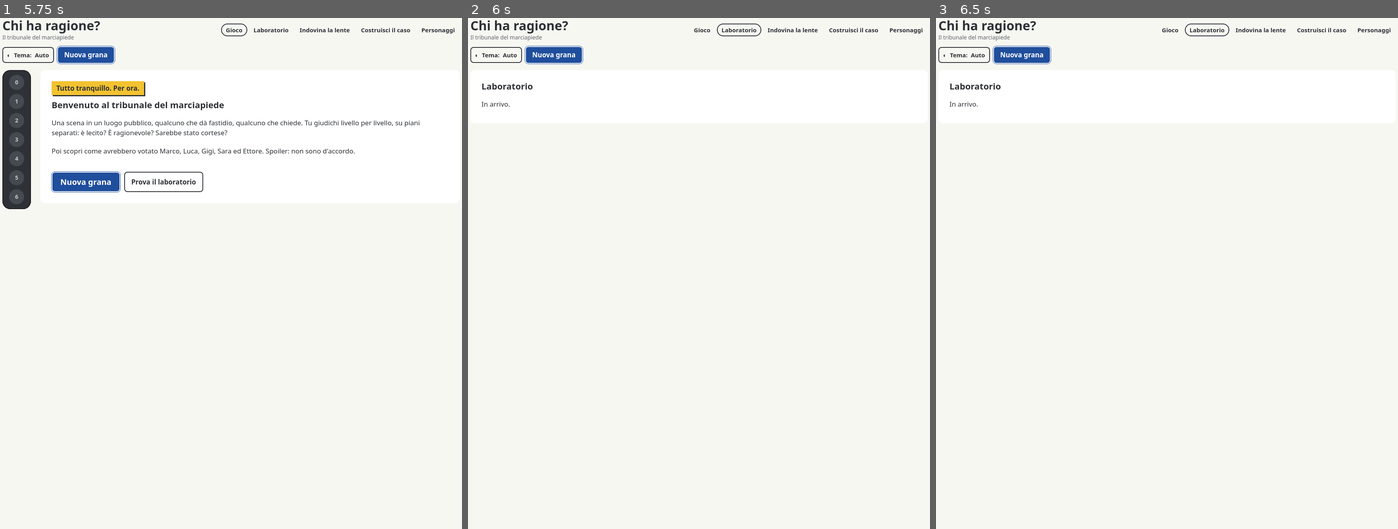
Above: before the commit, frames 1-3 (left to right).
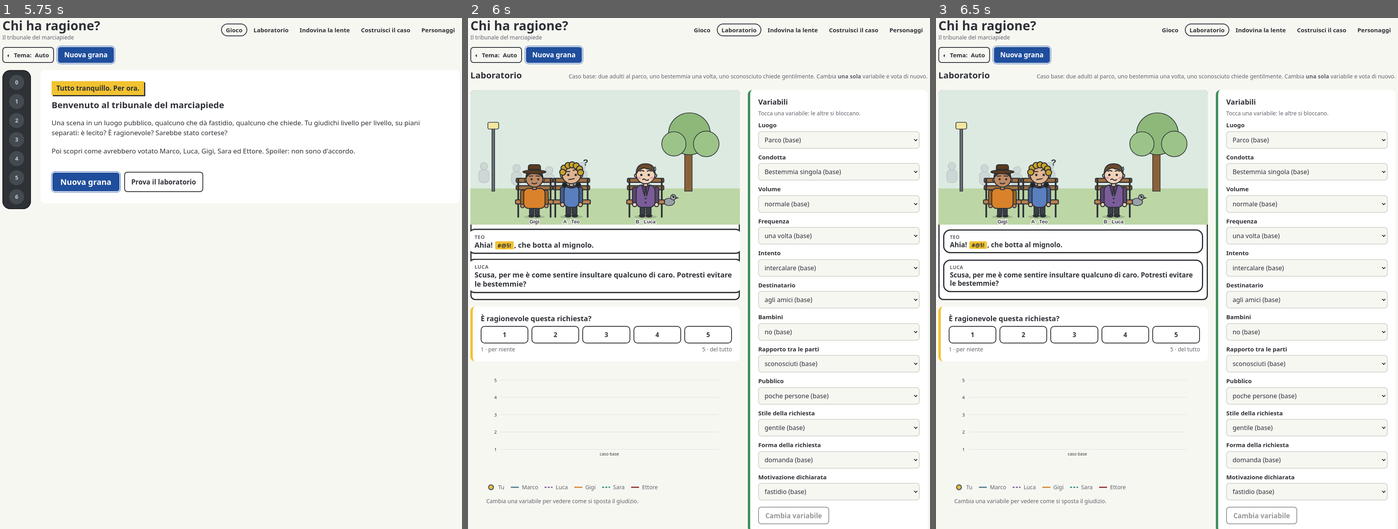
Above: after the commit, the same moments.

Repository: AngeloChecked/il-gioco-del-chi-ha-ragione
Game: browser game, page index.html
Two runs of this game, one before a commit and one after it. Both use one fixed random seed, a clock stepped at 60 frames per second and the inputs below.
Inputs (mouse positions are in pixels of both pictures, inside the frame that each line leads up to; where the layout moved, square brackets give the same spot in the first picture):
- Up to frame 1 (5.75 s): click (231, 115) at 0.27 s; hold Right 1.03-1.53 s; click (231, 130) at 1.07 s; tap Space every 0.5 s from 1.1 to 5.6 s; hold Down 1.58-1.85 s; click (138, 94) at 1.67 s; hold Left 1.9-2.47 s; click (323, 84) at 2.27 s; hold Up 2.52-2.82 s; click (300, 150) at 2.87 s; hold Right 2.87-3.53 s; click (115, 161) at 3.47 s; hold Up 3.58-3.82 s; hold Left 3.87-4.3 s; click (231, 74) at 4.07 s; hold Down 4.35-4.68 s; click (369, 120) at 4.67 s; hold Right 4.73-5.23 s; click (92, 115) at 5.27 s; hold Down 5.28-5.55 s; hold Left from 5.6 s (still down)
- Up to frame 2 (6 s): keep holding Left; click (652, 181) at 5.87 s
- Up to frame 3 (6.5 s): tap Space at 6.1 s; release Left at 6.17 s; hold Up from 6.22 s (still down); click (1097, 109) [1208, 28] at 6.47 s

Frame 1 is identical in both runs. In frame 2, 21% of the frame differs, in the area x 0-100%, y 10-100%; in frame 3, 21%.

Commit message:
feat: laboratory mode, acceptance suite fully green
- fixed base case, one variable at a time, reset
- per-value reasonableness vote, chart of your line vs lens lines
- lens reasonableness now reacts to kids nearby, intensity, expected
  silence; balloons below the scene in narrow views
- AC7 green: AC1-AC10 all pass on Firefox, Chromium, WebKit mobile

Co-Authored-By: Claude Opus 5.5 (1M context) <noreply@anthropic.com>

Diff:
--- a/index.html
+++ b/index.html
@@ -174,7 +174,8 @@
 .campo textarea { min-height: 80px; resize: vertical; }
 .campo[data-attiva="true"] select { border-color: var(--giallo); box-shadow: 0 0 0 2px var(--giallo); }
 .campo select:disabled { opacity: .55; }
-.grafico svg { width: 100%; height: auto; display: block; }
+.grafico > svg { width: 100%; height: auto; display: block; }
+.grafico .legenda-lenti { margin-top: 8px; }
 .grafico text { font-family: var(--font-testo); fill: var(--fg); }
 
 .schede-pg { display: grid; grid-template-columns: repeat(auto-fill, minmax(140px, 1fr)); gap: 10px; }
@@ -212,8 +213,12 @@
   .opzioni { grid-template-columns: repeat(min(var(--n), 3), minmax(0, 1fr)); }
   .opzioni[data-tipo="scala"] { grid-template-columns: repeat(5, minmax(0, 1fr)); }
 }
+.scena-box.fumetti-sotto { background: var(--surface); }
+.fumetti-sotto .fumetti { position: static; display: flex; flex-direction: column; gap: 8px; padding: 12px; }
+.fumetti-sotto .fumetto-pos, .fumetti-sotto .fumetto-pos.narr { position: static; max-width: none; width: auto; transform: none; }
+.fumetti-sotto .fumetto::after { display: none; }
 @media (min-width: 721px) {
-  .fumetto .chi { position: absolute; width: 1px; height: 1px; overflow: hidden; clip: rect(0 0 0 0); }
+  .scena-box:not(.fumetti-sotto) .fumetto .chi { position: absolute; width: 1px; height: 1px; overflow: hidden; clip: rect(0 0 0 0); }
 }
 @media (prefers-reduced-motion: reduce) {
   *, *::before, *::after { transition: none !important; animation: none !important; }
@@ -1113,7 +1118,8 @@
         return v >= 0.5 ? "si" : "no";
       }
       case "richiesta_ragionevole": {
-        let v = 0.4 * s + 0.3 * tr.rispetto_contesto + 0.3 * (1 - tr.fastidio_intromissioni);
+        let v = 0.4 * s + 0.3 * tr.rispetto_contesto + 0.3 * (1 - tr.fastidio_intromissioni)
+          + 0.3 * bambiniVicini(m) + 0.3 * (inten - 0.6) + 0.15 * (sit.luogo.silenzio - 0.2) * tr.rispetto_contesto;
         if (id) v *= 0.35;
         return scala(v - malusStile + (c.danno_oggettivo ? 0.2 : 0));
       }
@@ -1683,8 +1689,7 @@
     render();
   }
 
-  const nomeChi = () => {
-    const s = stato.situazione;
+  const nomeChi = (s = stato.situazione) => {
     const mappa = Object.fromEntries([s.autore, s.osservatore, ...s.amici].map(p => [p.id, p.nome]));
     return chi => (chi === "terzo" ? cap(s.terzo || "il terzo") : chi === "folla" ? "Qualcuno tra il pubblico" : mappa[chi] || chi);
   };
@@ -1702,7 +1707,7 @@
 
   function fumettiHTML(sit, passo) {
     const pos = A.posizioni(sit, passo);
-    const nomi = nomeChi();
+    const nomi = nomeChi(sit);
     let k = 0;
     return passo.testi.map(t => {
       const contenuto = `<span class="chi">${esc(nomi(t.chi))}</span><span class="testo">${testoHTML(t.testo, sit)}</span>`;
@@ -1901,7 +1906,7 @@
 
   const VISTE_HTML = {
     gioco: vistaGioco,
-    laboratorio: () => `<div class="colonna"><section class="intro"><h2>Laboratorio</h2><p>In arrivo.</p></section></div>`,
+    laboratorio: () => vistaLaboratorio(),
     indovina: () => `<div class="colonna"><section class="intro"><h2>Indovina la lente</h2><p>In arrivo.</p></section></div>`,
     costruisci: () => `<div class="colonna"><section class="intro"><h2>Costruisci il caso</h2><p>In arrivo.</p></section></div>`,
     personaggi: () => vistaPersonaggi(),
@@ -2066,6 +2071,134 @@
     aggiornaEditorInPlace(p);
   }
 
+  const MO = M.MODULATORI;
+  const LAB_VARIABILI = [
+    { nome: "luogo", etichetta: "Luogo", opzioni: M.LUOGHI.map(l => [l.id, l.nome]) },
+    { nome: "condotta", etichetta: "Condotta", opzioni: M.CONDOTTE.map(c => [c.id, c.nome]) },
+    { nome: "volume", etichetta: "Volume", opzioni: MO.volume.valori.map((v, i) => [i, v]), numero: true },
+    { nome: "frequenza", etichetta: "Frequenza", opzioni: MO.frequenza.valori.map((v, i) => [i, v]), numero: true },
+    { nome: "intento", etichetta: "Intento", opzioni: MO.intento.valori.map(v => [v, v]) },
+    { nome: "destinatario", etichetta: "Destinatario", opzioni: MO.destinatario.valori.map(v => [v, v]) },
+    { nome: "bambini", etichetta: "Bambini", opzioni: MO.bambini.valori.map((v, i) => [i, v]), numero: true },
+    { nome: "rapporto", etichetta: "Rapporto tra le parti", opzioni: MO.rapporto.valori.map(v => [v, v]) },
+    { nome: "pubblico", etichetta: "Pubblico", opzioni: MO.pubblico.valori.map((v, i) => [i, v]), numero: true },
+    { nome: "stile", etichetta: "Stile della richiesta", opzioni: M.STILI.map(v => [v, v]) },
+    { nome: "forma", etichetta: "Forma della richiesta", opzioni: M.FORME.map(v => [v, v]) },
+    { nome: "motivazione", etichetta: "Motivazione dichiarata", opzioni: M.MOTIVAZIONI.map(v => [v, v]) },
+  ];
+  const lab = { attiva: null, params: { ...M.CASO_BASE }, voti: {} };
+  const varLab = nome => LAB_VARIABILI.find(v => v.nome === nome);
+  const chiaveLab = () => (lab.attiva ? String(lab.params[lab.attiva]) : "base");
+
+  function situazioneLab(params = lab.params) {
+    const sit = M.costruisciSituazione({ ...params, seed: 1 }, opz());
+    const passi = M.simulaPercorso(sit, { ...opz(), forza: { 1: "chiede" } });
+    return { sit, passi };
+  }
+
+  function scenaLab() {
+    const { sit, passi } = situazioneLab();
+    const p2 = passi[2];
+    const passo = { ...p2, testi: [passi[0].testi[1], p2.testi[0]] };
+    return { sit, passi, html: `<div class="scena-box fumetti-sotto" data-testid="lab-scena"><div class="scena-svg">${A.scena(sit, passo, terzoPg())}</div><div class="fumetti">${fumettiHTML(sit, passo)}</div></div>` };
+  }
+
+  function lentiLab(params) {
+    const { sit, passi } = situazioneLab(params);
+    return M.lenti(sit, passi, 2, "richiesta_ragionevole", personaggi);
+  }
+
+  function graficoLab() {
+    const W = 680, H = 300, ml = 40, mr = 16, mt = 16, mb = 86;
+    const v = lab.attiva ? varLab(lab.attiva) : null;
+    const xs = v ? v.opzioni : [["base", "caso base"]];
+    const passo = (W - ml - mr) / Math.max(1, xs.length - 1 || 1);
+    const X = i => (xs.length === 1 ? (W - ml - mr) / 2 + ml : ml + i * passo);
+    const Y = val => mt + (5 - val) * (H - mt - mb) / 4;
+    const linee = M.principali(personaggi).map(p => {
+      const punti = xs.map(([val], i) => {
+        const params = v ? { ...lab.params, [v.nome]: v.numero ? +val : val } : lab.params;
+        return [X(i), Y(lentiLab(params).find(l => l.id === p.id).valore)];
+      });
+      return { p, punti };
+    });
+    const miei = xs.map(([val], i) => [i, lab.voti[String(val)]]).filter(([, y]) => y != null);
+    const off = (k, n) => (k - (n - 1) / 2) * 3;
+    return `<figure class="grafico" data-testid="lab-grafico" data-punti="${miei.length}">
+      <svg viewBox="0 0 ${W} ${H}" role="img" aria-label="Grafico: il tuo voto di ragionevolezza${v ? ` al variare di ${esc(v.etichetta.toLowerCase())}` : ""}, confrontato con le lenti">
+        ${[1, 2, 3, 4, 5].map(y => `<line x1="${ml}" x2="${W - mr}" y1="${Y(y)}" y2="${Y(y)}" stroke="currentColor" stroke-opacity=".15"/><text x="${ml - 10}" y="${Y(y) + 5}" text-anchor="end" font-size="13">${y}</text>`).join("")}
+        ${xs.map(([, et], i) => `<text transform="translate(${X(i)} ${H - mb + 18}) rotate(${xs.length > 4 ? -35 : 0})" text-anchor="${xs.length > 4 ? "end" : "middle"}" font-size="12">${esc(et.length > 18 ? et.slice(0, 17) + "…" : et)}</text>`).join("")}
+        ${linee.map(({ p, punti }, k) => `<polyline points="${punti.map(([x, y]) => `${x},${y + off(k, linee.length)}`).join(" ")}" fill="none" stroke="${esc(p.avatar?.colore || "#888")}" stroke-width="2.5" stroke-opacity=".85" stroke-dasharray="${k % 2 ? "6 4" : "none"}"/>`).join("")}
+        ${miei.length > 1 ? `<polyline points="${miei.map(([i, y]) => `${X(i)},${Y(y)}`).join(" ")}" fill="none" stroke="currentColor" stroke-width="4"/>` : ""}
+        ${miei.map(([i, y]) => `<circle cx="${X(i)}" cy="${Y(y)}" r="7" fill="var(--giallo)" stroke="currentColor" stroke-width="3"/>`).join("")}
+      </svg>
+      <figcaption><ul class="legenda-lenti"><li><svg viewBox="0 0 24 24" aria-hidden="true"><circle cx="12" cy="12" r="6" fill="var(--giallo)" stroke="currentColor" stroke-width="3"/></svg> Tu</li>${linee.map(({ p }, k) => `<li><svg viewBox="0 0 24 24" aria-hidden="true"><path d="M2 12 H22" stroke="${esc(p.avatar?.colore || "#888")}" stroke-width="3" stroke-dasharray="${k % 2 ? "5 3" : "none"}"/></svg>${esc(p.nome)}</li>`).join("")}</ul>
+      ${v ? "" : `<p class="nota">Cambia una variabile per vedere come si sposta il giudizio.</p>`}</figcaption>
+    </figure>`;
+  }
+
+  function vistaLaboratorio() {
+    const { html } = scenaLab();
+    const chiave = chiaveLab();
+    const mio = lab.voti[chiave];
+    const lenti = lentiLab(lab.params);
+    const v = lab.attiva ? varLab(lab.attiva) : null;
+    const valoreAttuale = v ? v.opzioni.find(([val]) => String(val) === String(lab.params[v.nome]))?.[1] : null;
+    return `<div class="colonna">
+      <div class="intestazione-scena"><h2>Laboratorio</h2><p class="nota">Caso base: due adulti al parco, uno bestemmia una volta, uno sconosciuto chiede gentilmente. Cambia <b>una sola</b> variabile e vota di nuovo.</p></div>
+      <div class="griglia-2">
+        <div class="colonna">
+          ${html}
+          <section class="scheda" data-colore="giallo" aria-labelledby="titolo-lab-voto" data-testid="lab-voto">
+            <h3 id="titolo-lab-voto">È ragionevole questa richiesta?${v ? ` <span class="nota">(${esc(v.etichetta.toLowerCase())}: ${esc(valoreAttuale)})</span>` : ""}</h3>
+            <div class="opzioni" data-tipo="scala" style="--n:5" role="radiogroup" aria-label="È ragionevole questa richiesta?">
+              ${[1, 2, 3, 4, 5].map(n => `<div class="opzione-col"><button type="button" class="opzione" role="radio" aria-checked="${mio === n}" data-azione="lab-vota" data-testid="lab-opzione" data-valore="${n}">${n}</button>
+                ${mio != null ? `${mio === n ? '<span class="tu">▲ tu</span>' : ""}<div class="lenti-col">${lenti.filter(l => l.valore === n).map(l => { const p = pgPerId(l.id); return `<span class="lente" data-testid="lente" data-id="${l.id}" title="${esc(p.nome)}: «${esc(p.lente)}»" role="img" aria-label="${esc(p.nome)} voterebbe ${n}">${A.miniSVG(p)}</span>`; }).join("")}</div>` : ""}</div>`).join("")}
+            </div>
+            <div class="estremi"><span>1 · per niente</span><span>5 · del tutto</span></div>
+          </section>
+          ${graficoLab()}
+        </div>
+        <section class="scheda" aria-labelledby="titolo-variabili" data-colore="verde">
+          <h3 id="titolo-variabili">Variabili</h3>
+          <p class="nota">${v ? `Stai esplorando <b>${esc(v.etichetta.toLowerCase())}</b>. Le altre sono bloccate.` : "Tocca una variabile: le altre si bloccano."}</p>
+          <div class="campi">
+            ${LAB_VARIABILI.map(x => `<div class="campo" data-testid="lab-variabile" data-nome="${x.nome}" data-attiva="${lab.attiva === x.nome}">
+              <label for="lab-${x.nome}">${esc(x.etichetta)}</label>
+              <select id="lab-${x.nome}" data-lab="${x.nome}"${lab.attiva && lab.attiva !== x.nome ? " disabled" : ""}>${x.opzioni.map(([val, et]) => `<option value="${esc(val)}"${String(val) === String(lab.params[x.nome]) ? " selected" : ""}>${esc(et)}${String(val) === String(M.CASO_BASE[x.nome]) ? " (base)" : ""}</option>`).join("")}</select>
+            </div>`).join("")}
+          </div>
+          <div class="pulsanti" style="margin-top:16px"><button type="button" class="btn btn-sec" data-azione="lab-reset" data-testid="btn-lab-reset"${lab.attiva || Object.keys(lab.voti).length ? "" : " disabled"}>Cambia variabile</button></div>
+        </section>
+      </div>
+    </div>`;
+  }
+
+  function cambiaLab(el) {
+    const v = varLab(el.dataset.lab);
+    if (!v || (lab.attiva && lab.attiva !== v.nome)) return;
+    if (!lab.attiva) {
+      lab.attiva = v.nome;
+      if (lab.voti.base != null) lab.voti = { [String(M.CASO_BASE[v.nome])]: lab.voti.base };
+    }
+    lab.params = { ...lab.params, [v.nome]: v.numero ? +el.value : el.value };
+    render();
+    $(`[data-lab="${v.nome}"]`)?.focus();
+  }
+
+  Object.assign(AZIONI, {
+    "lab-vota": el => {
+      lab.voti[chiaveLab()] = +el.dataset.valore;
+      render();
+      $(`[data-testid=lab-opzione][data-valore="${el.dataset.valore}"]`)?.focus();
+    },
+    "lab-reset": () => {
+      Object.assign(lab, { attiva: null, params: { ...M.CASO_BASE }, voti: {} });
+      render();
+      $("[data-lab]")?.focus();
+    },
+  });
+
   Object.assign(AZIONI, {
     "seleziona-pg": el => { editor.sel = el.dataset.id; render(); $(`[data-testid=editor-personaggio][data-id="${CSS.escape(el.dataset.id)}"]`)?.focus(); },
     "pg-duplica": () => {
@@ -2123,6 +2256,9 @@
       if (c) c.textContent = `${e.target.value.length}/140`;
     }
   });
+  document.addEventListener("change", e => {
+    if (e.target.dataset.lab) cambiaLab(e.target);
+  });
   document.addEventListener("keydown", e => {
     const el = e.target.closest?.("[role=radio]");
     if (!el || !["ArrowRight", "ArrowLeft", "ArrowDown", "ArrowUp"].includes(e.key)) return;
--- a/tests/e2e/accettazione.spec.mjs
+++ b/tests/e2e/accettazione.spec.mjs
@@ -3,7 +3,7 @@
 import { test, expect } from "@playwright/test";
 
 const suite = readFileSync(fileURLToPath(new URL("../suite.js", import.meta.url)), "utf8");
-const IN_SVILUPPO = ["AC7"];
+const IN_SVILUPPO = [];
 const API_COMPLETA = ["avanti", "vota", "simulaPercorso", "testiPercorso", "lenti", "dati", "resetStorage"];
 
 test("criteri di accettazione AC1-AC10 (tests/suite.js)", async ({ page }) => {
--- /dev/null
+++ b/tests/e2e/laboratorio.spec.mjs
@@ -0,0 +1,50 @@
+import { test, expect } from "./fixtures.mjs";
+
+test.beforeEach(async ({ page }) => {
+  await page.goto("/index.html#laboratorio");
+});
+
+test("caso base: parco, bestemmia singola, richiesta gentile", async ({ page }) => {
+  await expect(page.getByTestId("lab-scena").getByTestId("scena-luogo")).toHaveAttribute("data-luogo", "parco");
+  await expect(page.locator("#lab-condotta")).toHaveValue("bestemmia_singola");
+  await expect(page.locator("#lab-stile")).toHaveValue("gentile");
+  await expect(page.getByTestId("lab-scena").getByTestId("fumetto")).toHaveCount(2);
+  await expect(page.getByTestId("lab-variabile")).toHaveCount(12);
+  await expect(page.getByTestId("lab-grafico")).toBeVisible();
+});
+
+test("una sola variabile alla volta, poi reset (AC7)", async ({ page }) => {
+  await page.locator("#lab-luogo").selectOption("cinema");
+  await expect(page.locator("[data-testid=lab-variabile][data-attiva=true]")).toHaveCount(1);
+  await expect(page.locator("[data-testid=lab-variabile][data-nome=luogo]")).toHaveAttribute("data-attiva", "true");
+  await expect(page.locator("#lab-volume")).toBeDisabled();
+  await expect(page.locator("#lab-luogo")).toBeEnabled();
+  await expect(page.getByTestId("lab-scena").getByTestId("scena-luogo")).toHaveAttribute("data-luogo", "cinema");
+  await page.getByTestId("btn-lab-reset").click();
+  await expect(page.locator("[data-testid=lab-variabile][data-attiva=true]")).toHaveCount(0);
+  await expect(page.locator("#lab-volume")).toBeEnabled();
+  await expect(page.locator("#lab-luogo")).toHaveValue("parco");
+});
+
+test("i voti per valore finiscono nel grafico con le lenti", async ({ page }) => {
+  await page.locator("[data-testid=lab-opzione][data-valore='4']").click();
+  await expect(page.getByTestId("lente")).toHaveCount(5);
+  await page.locator("#lab-bambini").selectOption("2");
+  await expect(page.getByTestId("lente")).toHaveCount(0);
+  await page.locator("[data-testid=lab-opzione][data-valore='5']").click();
+  await page.locator("#lab-bambini").selectOption("1");
+  await page.locator("[data-testid=lab-opzione][data-valore='3']").click();
+  await expect(page.getByTestId("lab-grafico")).toHaveAttribute("data-punti", "3");
+  await expect(page.getByTestId("lab-grafico").locator("polyline")).toHaveCount(6);
+  await page.locator("#lab-bambini").selectOption("0");
+  await expect(page.locator("[data-testid=lab-opzione][data-valore='4']")).toHaveAttribute("aria-checked", "true");
+});
+
+test("stile aggressivo abbassa la ragionevolezza prevista dalle lenti", async ({ page }) => {
+  await page.locator("[data-testid=lab-opzione][data-valore='3']").click();
+  const somma = async () => (await page.getByTestId("lente").evaluateAll(els => els.map(e => +e.closest(".opzione-col").querySelector("[data-valore]").dataset.valore))).reduce((a, b) => a + b, 0);
+  const gentile = await somma();
+  await page.locator("#lab-stile").selectOption("aggressivo");
+  await page.locator("[data-testid=lab-opzione][data-valore='3']").click();
+  expect(await somma()).toBeLessThan(gentile);
+});
--- a/tests/unit/motore.test.mjs
+++ b/tests/unit/motore.test.mjs
@@ -337,6 +337,13 @@
     assert.ok(v("luca") > v("ettore"), `luca ${v("luca")} ettore ${v("ettore")}`);
   });
 
+  test("il contesto sposta la ragionevolezza: bambini vicini, volume, silenzio", () => {
+    const v = (id, params) => M.votoPrevisto(M.PERSONAGGI.find(p => p.id === id), M.costruisciSituazione(params), "richiesta_ragionevole", []);
+    assert.ok(v("ettore", { bambini: 2 }) > v("ettore", { bambini: 0 }), "Ettore e i bambini");
+    assert.ok(v("marco", { volume: 3, frequenza: 2 }) >= v("marco", { volume: 0 }), "volume");
+    assert.ok(v("marco", { luogo: "biblioteca" }) >= v("marco", { luogo: "piazza" }), "silenzio atteso");
+  });
+
   test("Sara trova lecito rifiutare, Luca no, se la richiesta è sulla bestemmia", () => {
     const sit = M.costruisciSituazione({});
     const passi = M.simulaPercorso(sit, { forza: { 1: "chiede", 3: "rifiuta_gentile" } });
Not shown, changed: TODO.md
